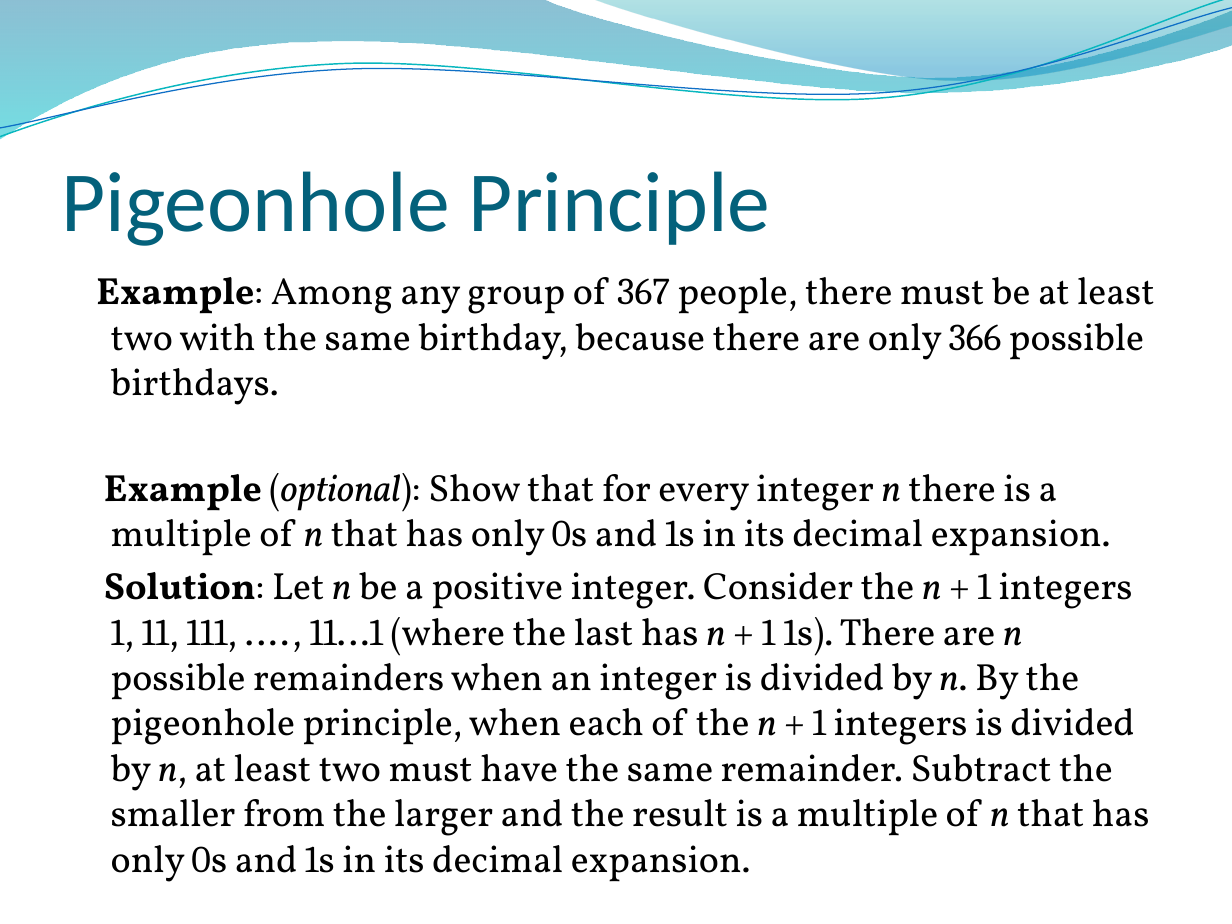
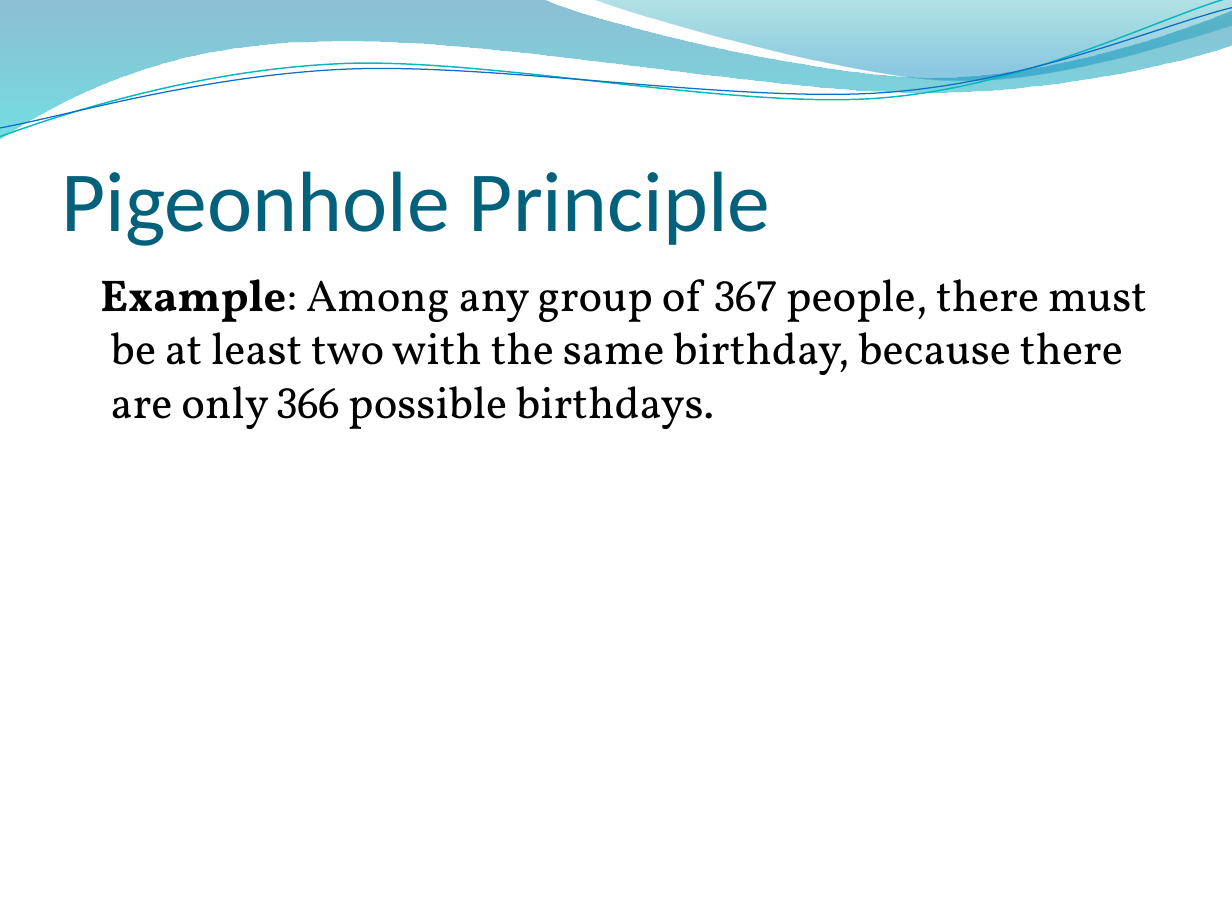
Before and after one commit to lin-chen-GA/lin-chen-GA.github.io, a slide deck: slide 25 of cs2620/slides/cs2620_notes6.pptx. Drawn at 1232x924 pixels with LibreOffice and Linux fonts; fonts in the diff are those of the drawing; background and template pictures are left out. Boxes give left, top, right and bottom in pixels: in the first picture for what was removed or moved away, otherwise in the second. Text is boxed around its words. In the diff, an @@ line names an element or a change of style, - is before the commit and + after.

```diff
--- a/cs2620/slides/cs2620_notes6.pptx
+++ b/cs2620/slides/cs2620_notes6.pptx
@@ text "Example: Among any group of ..." at bbox=[100, 279, 1147, 429]: size 22.1 to 26 pt @@
@@ text at bbox=[104, 473, 1150, 873]: paragraphs removed @@
-Example (optional): Show that for every integer n there is a multiple of n that has only 0s and 1s in its decimal expansion.
-Solution: Let n be a positive integer. Consider the n + 1 integers 1, 11, 111, …., 11…1 (where the last has n + 1 1s). There are n possible remainders when an integer is divided by n. By the pigeonhole principle, when each of the n + 1 integers is divided by n, at least two must have the same remainder. Subtract the smaller from the larger and the result is a multiple of n that has only 0s and 1s in its decimal expansion.
```
Also in this commit, not shown: 3 other slides changed, 1 slide added, 14 other files.
